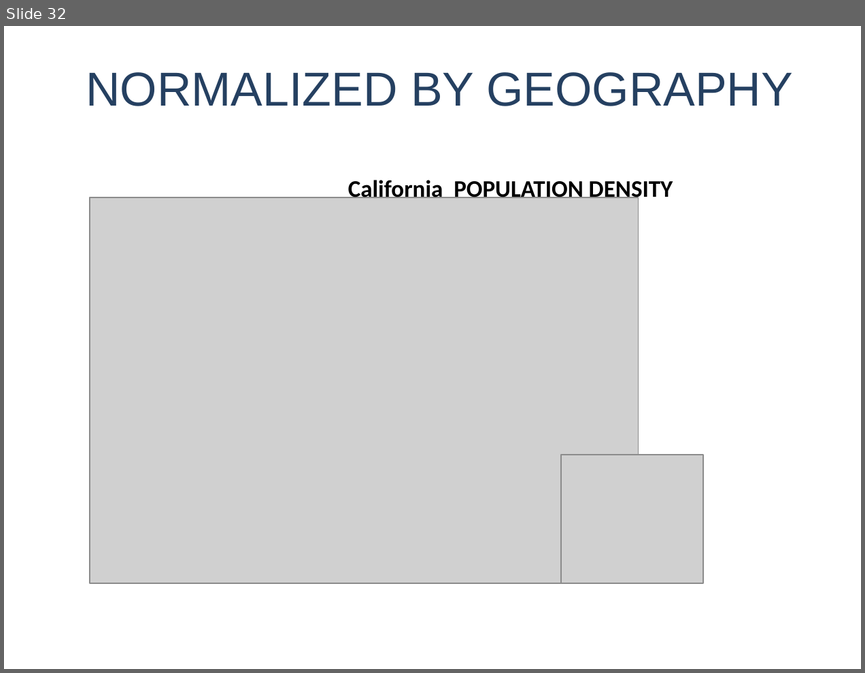
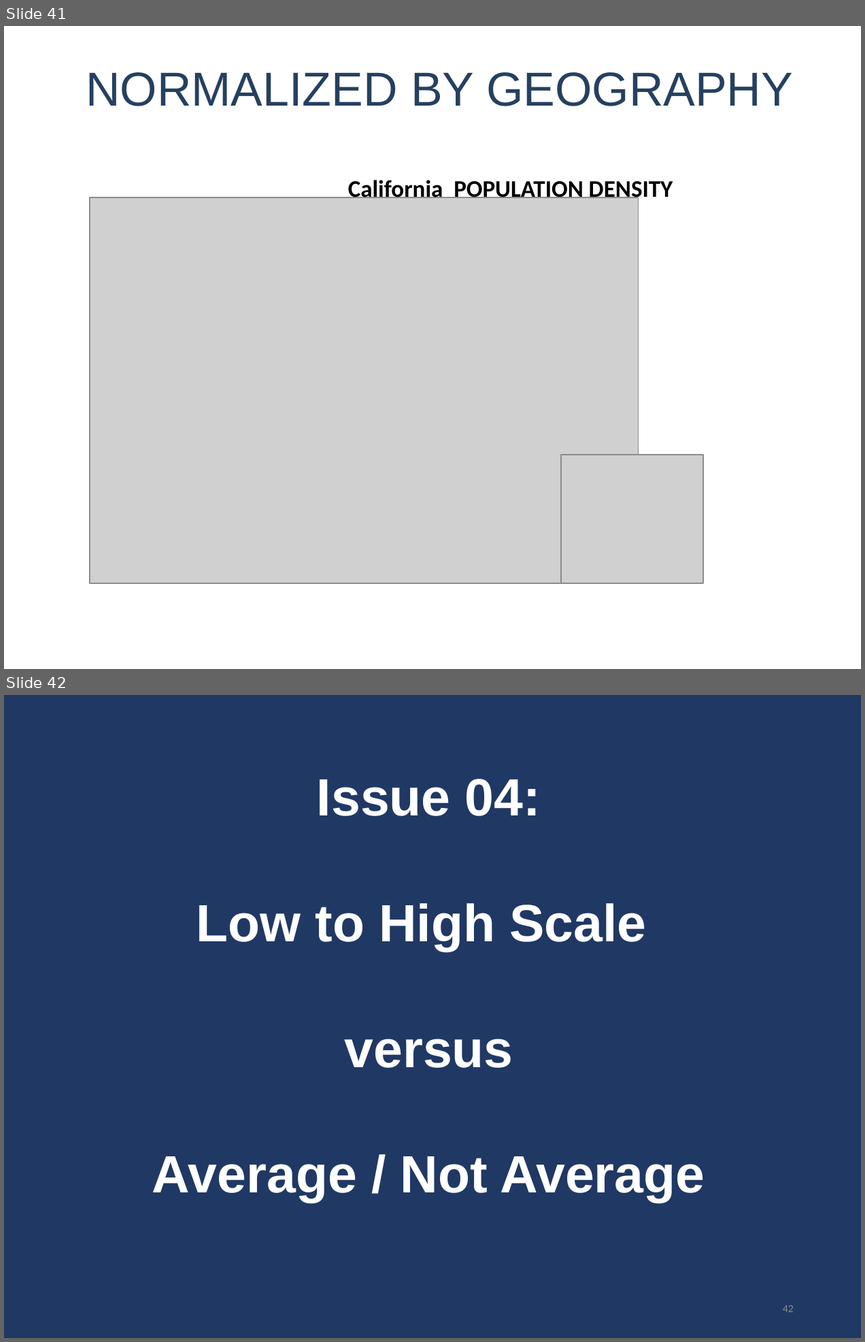
Before and after one commit to DS4PS/cpp-529-fall-2020, a slide deck: lectures/p-05-visual-narrative.pptx. Shown one above the other, each under a label of ours: slide 32 before the commit, slides 41 and 42 after it. The pictures are 865x673 and 865x1342 pixels, drawn with LibreOffice and Linux fonts; fonts in the diff are those of the drawing; grey boxes stand for pictures. Boxes give left, top, right and bottom in pixels: in the first picture for what was removed or moved away, otherwise in the second. Text is boxed around its words. In the diff, an @@ line names an element or a change of style, - is before the commit and + after.

```diff
--- a/lectures/p-05-visual-narrative.pptx
+++ b/lectures/p-05-visual-narrative.pptx
@@ slide 42 added at [4,695,861,1338], background #203864 @@
@@ text added at [152,779,705,1202], 44 pt, text #FFFFFF, bold @@
+Issue 04:
+Low to High Scale
+versus
+Average / Not Average
@@ page number added at [783,1305,793,1312], 9 pt, text #8C8C8C @@
+42
@@ what was slide 32 is now slide 41 @@
```
Also in this commit, not shown: 3 slides changed, 12 other slides added, 2 slides removed, 1 other file.
